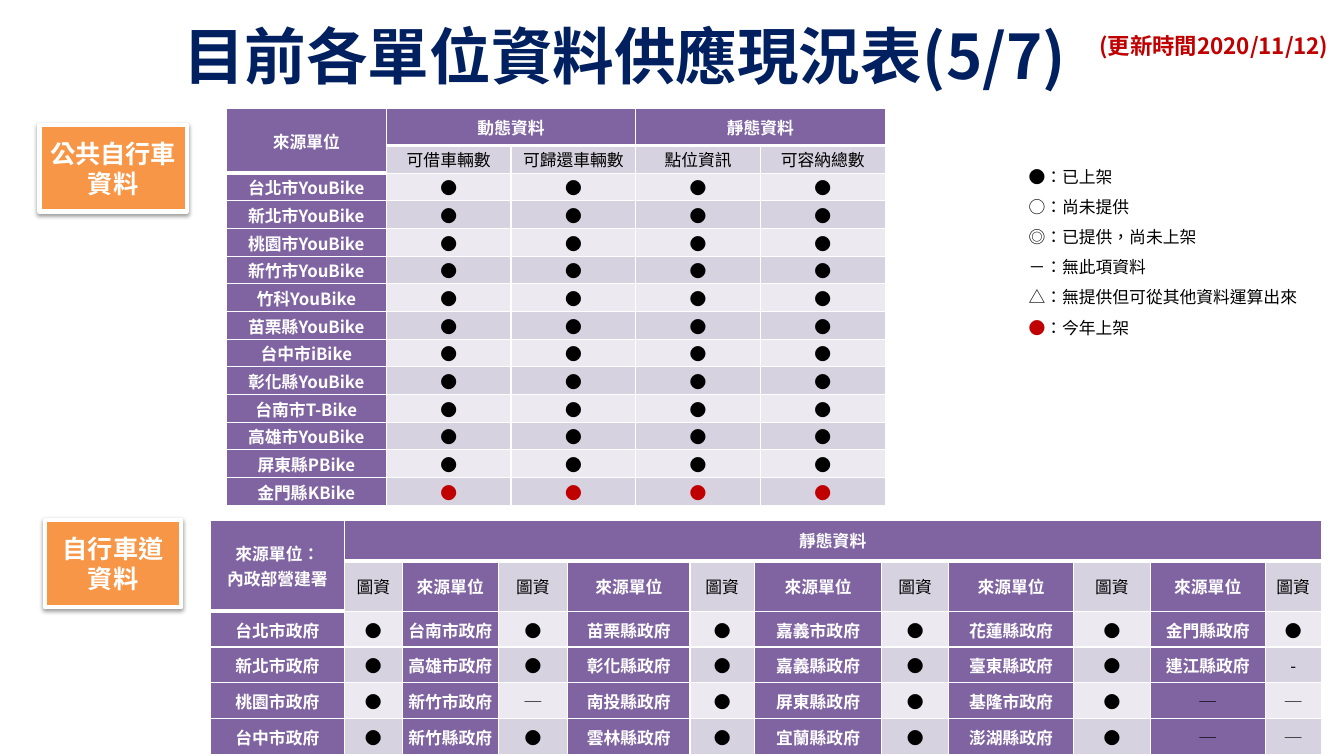
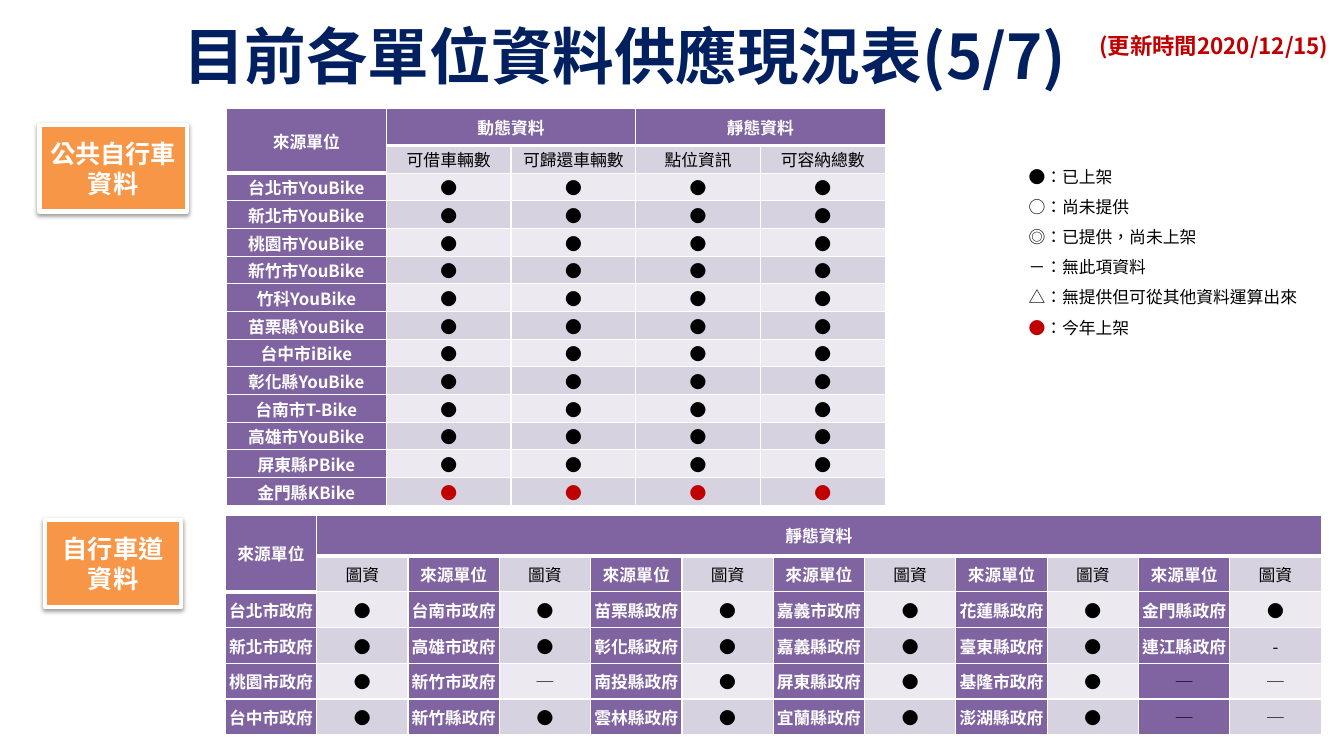
Before and after one commit to ptxmotc/data-provide-status, a slide deck: slide 5 of 各單位資料供應現況表.pptx. Drawn at 1344x756 pixels with LibreOffice and Linux fonts; fonts in the diff are those of the drawing; background and template pictures are left out. Boxes give left, top, right and bottom in pixels: in the first picture for what was removed or moved away, otherwise in the second. Text is boxed around its words. In the diff, an @@ line names an element or a change of style, - is before the commit and + after.

```diff
--- a/各單位資料供應現況表.pptx
+++ b/各單位資料供應現況表.pptx
@@ text at (1100,35,1329,59): text changed @@
-(更新時間2020/11/12)
+(更新時間2020/12/15)
@@ table at (226,515,1327,735) @@
-row 1, column 1: 來源單位： 內政部營建署
+row 1, column 1: 來源單位
@@ table: place and size @@
-table at (211,520,1322,750)
+table at (226,515,1327,735)
```
Also in this commit, not shown: 6 other slides changed, 2 slides added, 1 other file.
